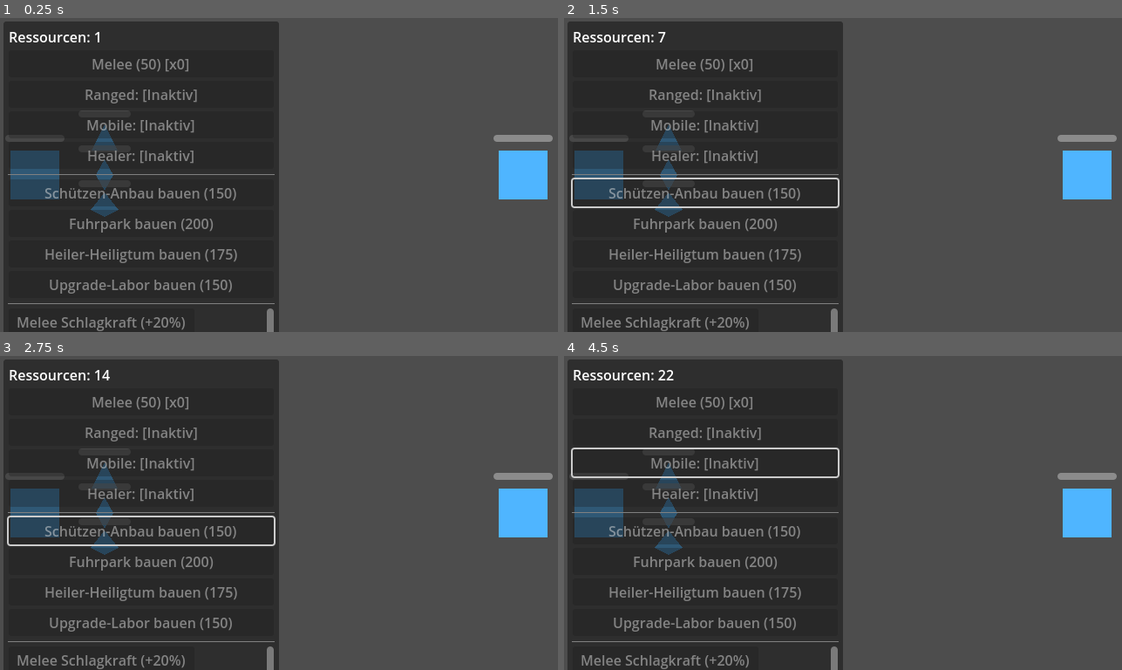
Above: before the commit, frames 1-4 (two rows, left to right).
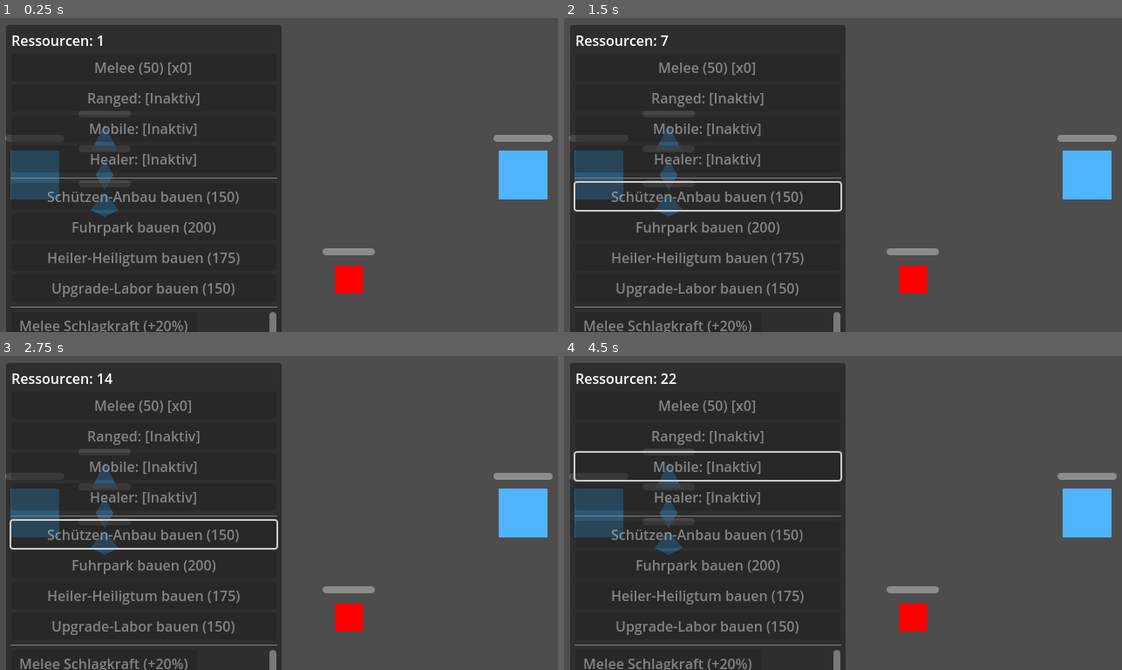
Above: after the commit, the same moments.

Repository: neuhier/airts
Game: Godot game, scene res://scenes/main/main.tscn
The game is run twice, just before and just after one commit, with the same random seed, the same clock (stepped at 60 frames per second) and the same inputs.
Inputs (mouse positions are in pixels of both pictures, inside the frame that each line leads up to):
- Up to frame 1 (0.25 s): no input
- Up to frame 2 (1.5 s): move the mouse to (965, 159) at 0.52 s; click (965, 159) at 0.67 s; move the mouse to (731, 190) at 1.27 s; click (731, 190) at 1.42 s
- Up to frame 3 (2.75 s): move the mouse to (334, 443) at 2.02 s; click (334, 443) at 2.17 s
- Up to frame 4 (4.5 s): move the mouse to (815, 575) at 2.77 s; click (815, 575) at 2.92 s; tap Enter at 3.5 s; move the mouse to (1010, 560) at 3.52 s; click (1010, 560) at 3.67 s; move the mouse to (675, 465) at 4.27 s; click (675, 465) at 4.42 s

The runs differ from the first frame. In frame 1, 9.0% of the frame differs, in the area x 0-68%, y 1-100%; in frame 2, 9.9%; in frame 3, 10%; in frame 4, 10%.

Commit message:
Fixed unit movement and added dummy enemy unit
Co-authored-by: Ona <no-reply@ona.com>

Diff:
--- a/scenes/main/main.tscn
+++ b/scenes/main/main.tscn
@@ -19,7 +19,6 @@
 
 [node name="PlayerHQ" parent="." instance=ExtResource("6")]
 position = Vector2(40, 180)
-team = 0
 
 [node name="EnemyHQ" parent="." instance=ExtResource("6")]
 position = Vector2(600, 180)
@@ -35,3 +34,10 @@
 position = Vector2(120, 220)
 
 [node name="GUI" parent="." instance=ExtResource("7")]
+layout_mode = 3
+offset_left = 3.0
+offset_top = 4.0
+offset_right = 3.0
+offset_bottom = 4.0
+grow_horizontal = 2
+grow_vertical = 2
--- a/scenes/units/dummy_unit.tscn
+++ b/scenes/units/dummy_unit.tscn
@@ -18,8 +18,9 @@
 shape = SubResource("CircleShape2D_1")
 
 [node name="Silhouette" type="Polygon2D" parent="."]
-color = Color(1, 0.35, 0.35, 1)
-polygon = PackedVector2Array(-18, -18, 18, -18, 18, 18, -18, 18)
+z_index = 10
+color = Color(1, 0, 0, 1)
+polygon = PackedVector2Array(-16, -16, 16, -16, 16, 16, -16, 16)
 
 [node name="HPBar" type="ProgressBar" parent="."]
 offset_left = -30.0
--- a/scripts/main/main.gd
+++ b/scripts/main/main.gd
@@ -9,16 +9,19 @@
 ## `EconomyController` (the enemy stays passive — HQ income only, no
 ## production — per current scope) and binds the GUI overlay to it.
 
-@onready var _dummy: Unit = get_node_or_null("DummyUnit")
+const DUMMY_UNIT_SCENE := preload("res://scenes/units/dummy_unit.tscn")
+
 @onready var _player_hq: Headquarters = get_node_or_null("PlayerHQ")
 @onready var _enemy_hq: Headquarters = get_node_or_null("EnemyHQ")
 @onready var _gui: GameGUI = get_node_or_null("GUI")
 
+var _dummy: Unit = null
 var _match_over: bool = false
 var player_economy: EconomyController = null
 
 
 func _ready() -> void:
+	_dummy = _spawn_dummy_unit()
 	if _dummy:
 		_dummy.hp_changed.connect(_on_dummy_hp_changed)
 		_dummy.died.connect(_on_dummy_died)
@@ -33,6 +36,32 @@
 		player_economy.setup(Unit.Team.PLAYER, _player_hq)
 		if _gui:
 			_gui.bind_economy(player_economy)
+
+
+## Instantiates the target dummy at runtime (rather than in main.tscn) so
+## this scene keeps working even if the dummy is ever removed from the
+## saved scene file. Falls back to a bare CharacterBody2D + script if the
+## packed scene is missing, and guarantees a visible placeholder either way.
+func _spawn_dummy_unit() -> Unit:
+	var dummy: Unit
+	if DUMMY_UNIT_SCENE:
+		dummy = DUMMY_UNIT_SCENE.instantiate()
+	else:
+		dummy = CharacterBody2D.new()
+		dummy.set_script(load("res://scripts/units/dummy_unit.gd"))
+
+	if not dummy.get_node_or_null("Silhouette") and not dummy.get_node_or_null("Placeholder"):
+		var placeholder := ColorRect.new()
+		placeholder.name = "Placeholder"
+		placeholder.color = Color(1, 0, 0, 1)
+		placeholder.size = Vector2(32, 32)
+		placeholder.position = Vector2(-16, -16)
+		placeholder.z_index = 10
+		dummy.add_child(placeholder)
+
+	add_child(dummy)
+	dummy.global_position = Vector2(400, 300)
+	return dummy
 
 
 func _on_dummy_hp_changed(_unit: Unit, hp: float, max_hp: float) -> void:
--- a/scripts/units/unit.gd
+++ b/scripts/units/unit.gd
@@ -36,10 +36,14 @@
 
 var _attack_timer: float = 0.0
 var _current_target: Unit = null
+## True from `set_move_target()` until the unit arrives at `move_target`.
+## Overrides auto-target acquisition so a fresh move order isn't immediately
+## re-locked into attacking whatever enemy happens to still be in range.
+var _commanded_move: bool = false
 ## Manually-assigned focus-fire target (via `attack_target()`). Overrides
 ## automatic nearest-target acquisition until it dies/becomes invalid or a
 ## new command (`set_move_target` / `attack_target`) replaces it.
-var _forced_target: Unit = null
+var manual_target: Unit = null
 
 signal died(unit: Unit)
 signal hp_changed(unit: Unit, hp: float, max_hp: float)
@@ -68,17 +72,25 @@
 
 
 func _physics_process(delta: float) -> void:
-	if _forced_target and (not is_instance_valid(_forced_target) or not _forced_target.is_alive()):
-		_forced_target = null
-
-	if _forced_target:
-		_current_target = _forced_target
-		var dist := global_position.distance_to(_forced_target.global_position)
+	if manual_target and (not is_instance_valid(manual_target) or not manual_target.is_alive()):
+		manual_target = null
+
+	if manual_target:
+		_current_target = manual_target
+		var dist := global_position.distance_to(manual_target.global_position)
 		if dist <= attack_range:
 			velocity = Vector2.ZERO
 			_try_attack(delta)
 		else:
-			_move_towards(_forced_target.global_position)
+			_move_towards(manual_target.global_position)
+	elif _commanded_move:
+		# A fresh move order always takes priority over auto-attack, even
+		# if an enemy is already sitting inside attack_range — otherwise
+		# the unit would instantly re-lock onto it and never move.
+		_current_target = null
+		_move_towards_target()
+		if global_position.distance_to(move_target) <= arrival_threshold:
+			_commanded_move = false
 	else:
 		_current_target = _find_target_in_range()
 		if _current_target:
@@ -95,7 +107,10 @@
 ## move command always takes priority.
 func set_move_target(world_position: Vector2) -> void:
 	move_target = world_position
-	_forced_target = null
+	manual_target = null
+	_commanded_move = true
+	_current_target = null
+	_attack_timer = 0.0
 
 
 ## Called by the input layer to focus-fire a specific enemy unit (or HQ),
@@ -103,7 +118,7 @@
 ## target and attacks it exclusively until it dies or a new command
 ## (`set_move_target` / `attack_target`) replaces this order.
 func attack_target(target_unit: Unit) -> void:
-	_forced_target = target_unit
+	manual_target = target_unit
 
 
 ## Toggles the optional `SelectionRing` child node. Purely visual — has no
Not shown: 1 places in scenes/main/main.tscn that only renumber resources
